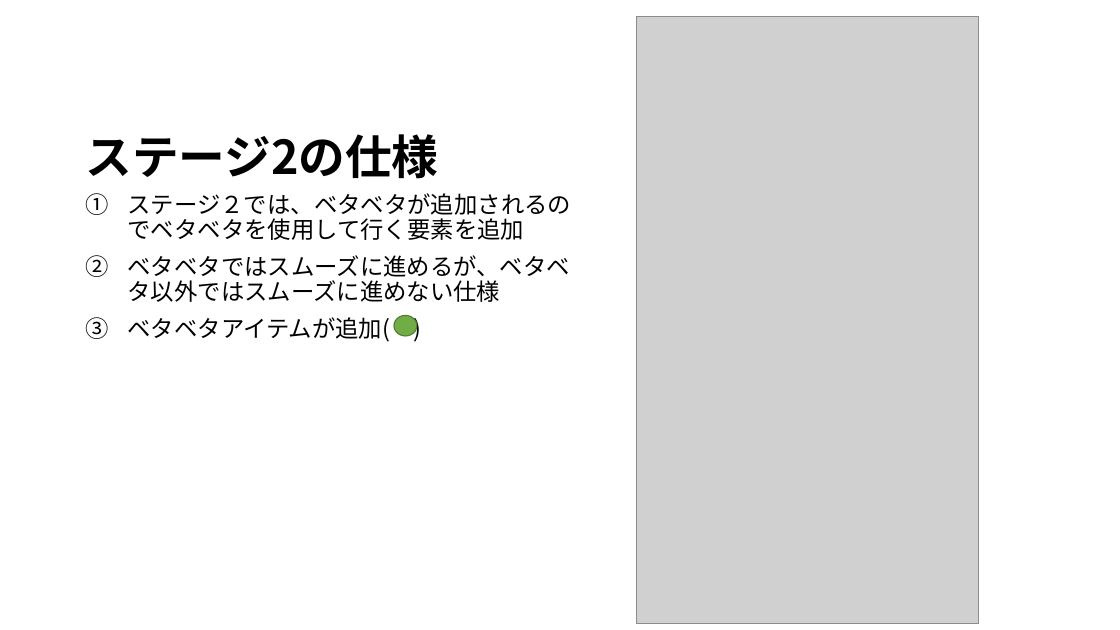
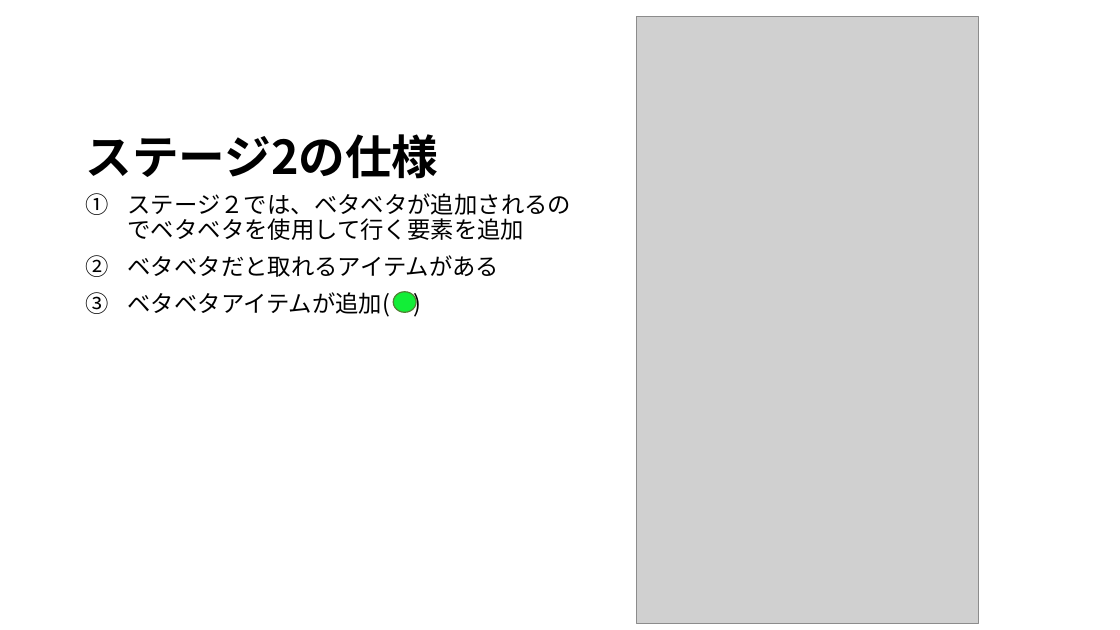
Before and after one commit to JJC-Game/StarChildren, a slide deck: slide 13 of Etc/仕様書/siyousho.pptx. Drawn at 1120x630 pixels with LibreOffice and Linux fonts; fonts in the diff are those of the drawing; grey boxes stand for pictures. Boxes give left, top, right and bottom in pixels: in the first picture for what was removed or moved away, otherwise in the second. Text is boxed around its words. In the diff, an @@ line names an element or a change of style, - is before the commit and + after.

Commit message:
仕様書のステージ仕様を少し変更しました

```diff
--- a/Etc/仕様書/siyousho.pptx
+++ b/Etc/仕様書/siyousho.pptx
@@ text at (128,255,500,277): text changed @@
-2. ベタベタではスムーズに進めるが、ベタベタ以外ではスムーズに進めない仕様
+2. ベタベタだと取れるアイテムがある
@@ ellipse: place and size @@
-ellipse at (394,315,417,336)
+ellipse at (393,292,416,313)
@@ ellipse at (393,292,416,313): fill #70AD47 to #12EE37 @@
```
Also in this commit, not shown: 1 other slide changed.
